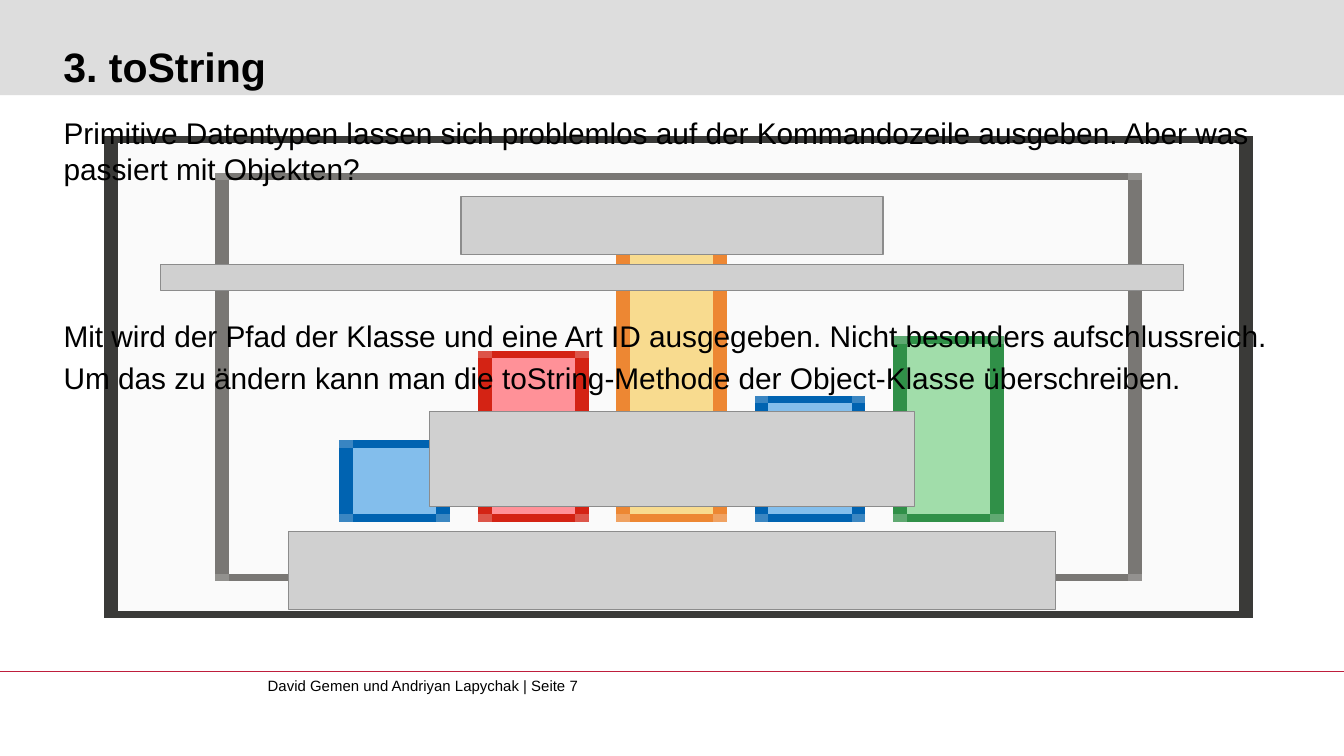
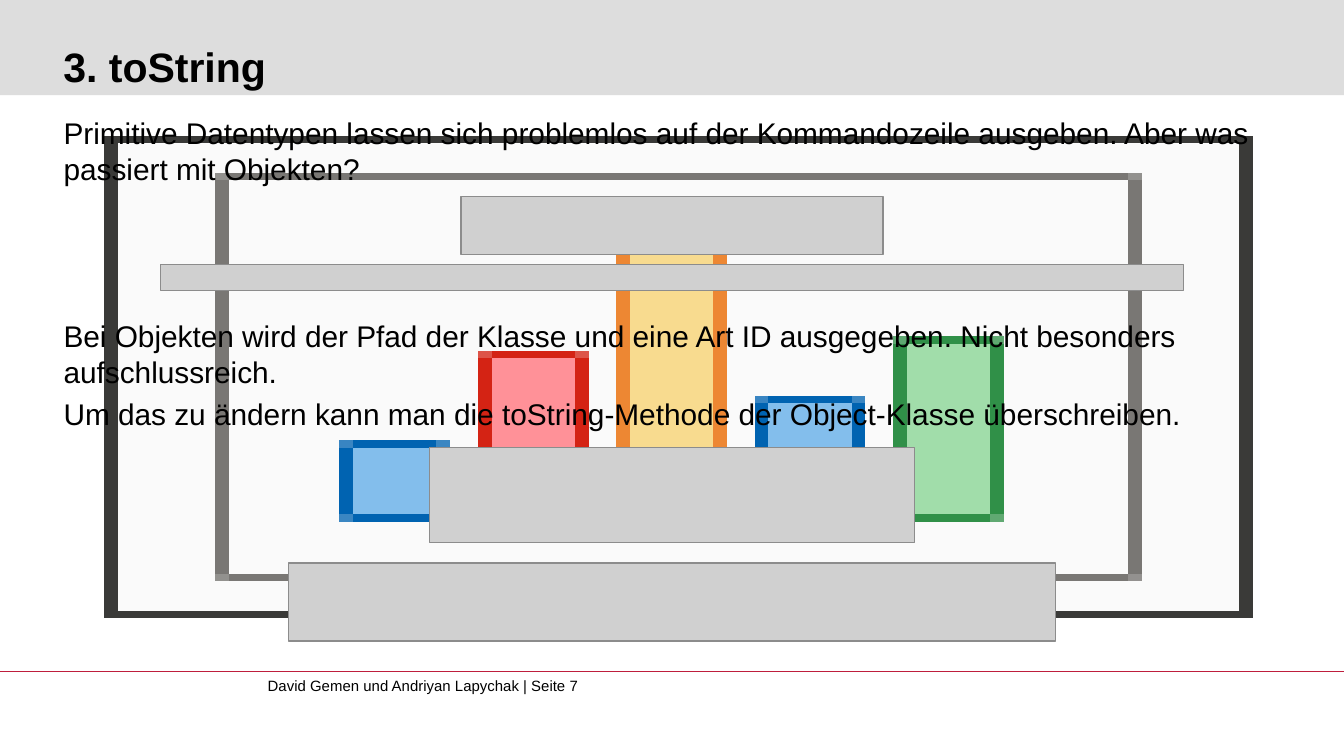
Before and after one commit to gemdav/Programmieren-1-Tutorium, a slide deck: slide 7 of slides/07_polymorphism_equals_toString_pbv_pbr.pptx. Drawn at 1344x756 pixels with LibreOffice and Linux fonts; fonts in the diff are those of the drawing; grey boxes stand for pictures; background and template pictures are left out. Boxes give left, top, right and bottom in pixels: in the first picture for what was removed or moved away, otherwise in the second. Text is boxed around its words. In the diff, an @@ line names an element or a change of style, - is before the commit and + after.

```diff
--- a/slides/07_polymorphism_equals_toString_pbv_pbr.pptx
+++ b/slides/07_polymorphism_equals_toString_pbv_pbr.pptx
@@ text at box(64, 324, 1175, 389): text changed @@
-Mit wird der Pfad der Klasse und eine Art ID ausgegeben. Nicht besonders aufschlussreich.
+Bei Objekten wird der Pfad der Klasse und eine Art ID ausgegeben. Nicht besonders aufschlussreich.
@@ picture: place and size @@
-picture at box(429, 411, 914, 507)
+picture at box(429, 448, 914, 543)
@@ picture: place and size @@
-picture at box(289, 531, 1055, 609)
+picture at box(289, 563, 1055, 641)
```
Also in this commit, not shown: 1 other slide changed, 3 other files.
